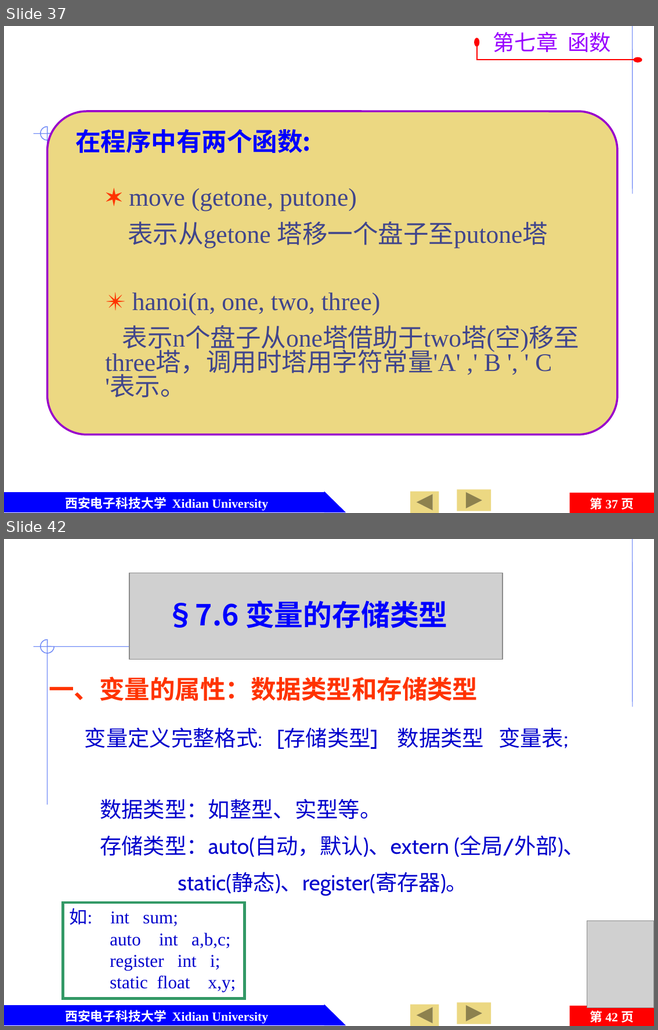
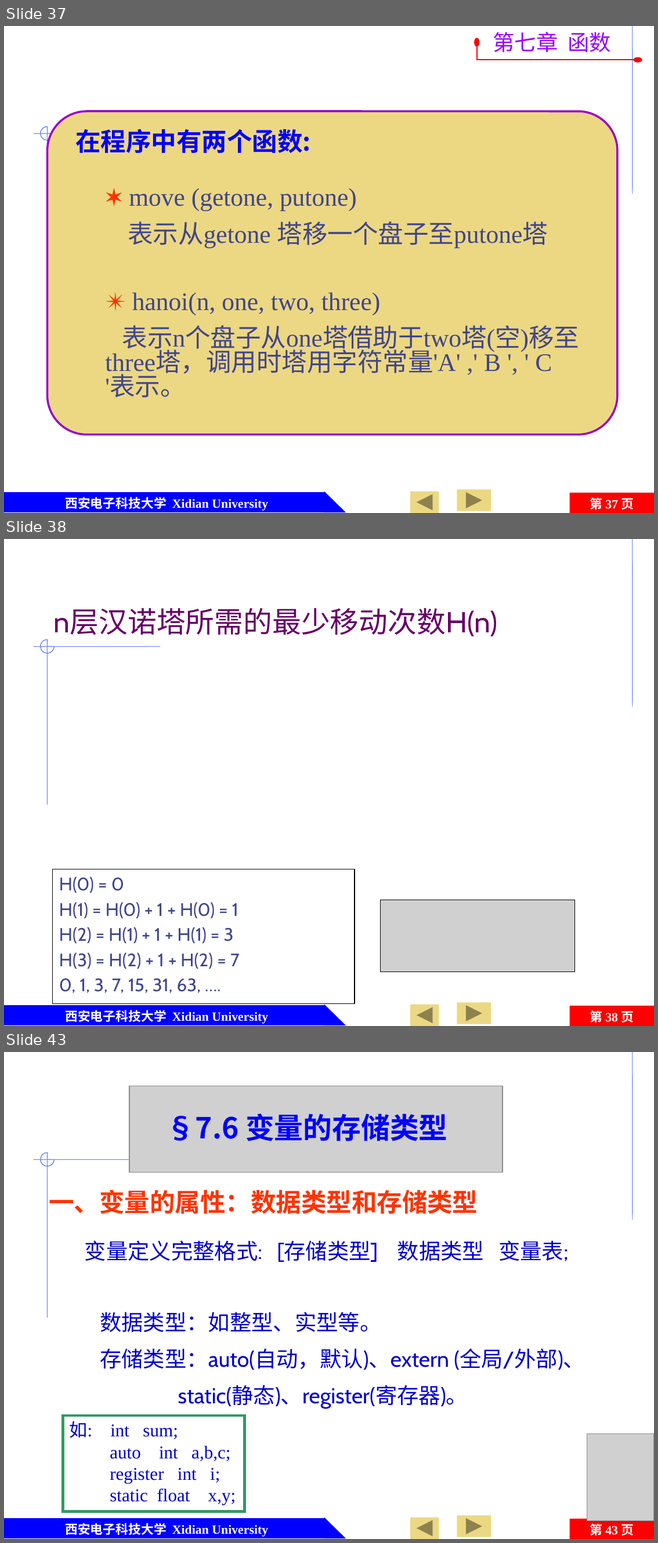
Before and after one commit to jtrfid/C-Repositories, a slide deck: 2015备课/课件/第7章 函数及变量存储类型.pptx. Shown one above the other, each under a label of ours: slides 37 and 42 before the commit, slides 37, 38 and 43 after it; the slides between them are not shown. The pictures are 658x1030 and 658x1543 pixels, drawn with LibreOffice and Linux fonts; fonts in the diff are those of the drawing; grey boxes stand for pictures; background and template pictures are left out. Boxes give left, top, right and bottom in pixels: in the first picture for what was removed or moved away, otherwise in the second. Text is boxed around its words. In the diff, an @@ line names an element or a change of style, - is before the commit and + after.

```diff
--- a/2015备课/课件/第7章 函数及变量存储类型.pptx
+++ b/2015备课/课件/第7章 函数及变量存储类型.pptx
@@ slide 38 added at [4,539,654,1026], background #FFFFFF; not listed: 10 template elements that a slide beside it also shows @@
@@ title added at [54,609,497,636], 32 pt, text #660066 @@
+n层汉诺塔所需的最少移动次数H(n)
@@ rectangle added at [53,870,355,1004], outline #000000 0.75 pt, 20 pt, text #40458C @@
+H(0) = 0
+H(1) = H(0) + 1 + H(0) = 1
+H(2) = H(1) + 1 + H(1) = 3
+H(3) = H(2) + 1 + H(2) = 7
+0, 1, 3, 7, 15, 31, 63, ….
@@ picture added at [380,900,574,972] @@
@@ what was slide 42 is now slide 43 @@
@@ page number at [590,1524,633,1536]: text changed @@
-第 42 页
+第 43 页
```
Also in this commit, not shown: 3 slides changed.
